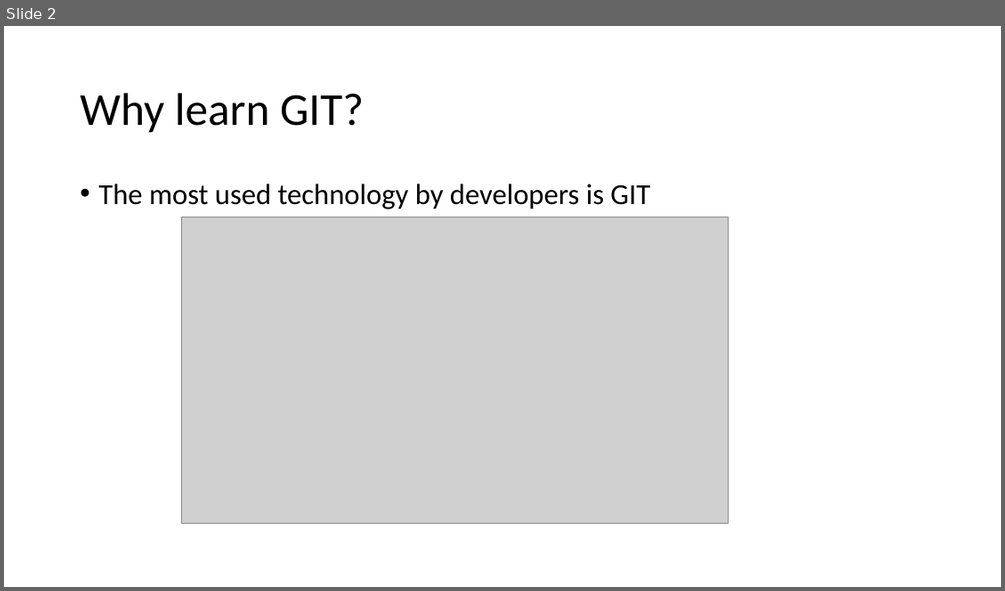
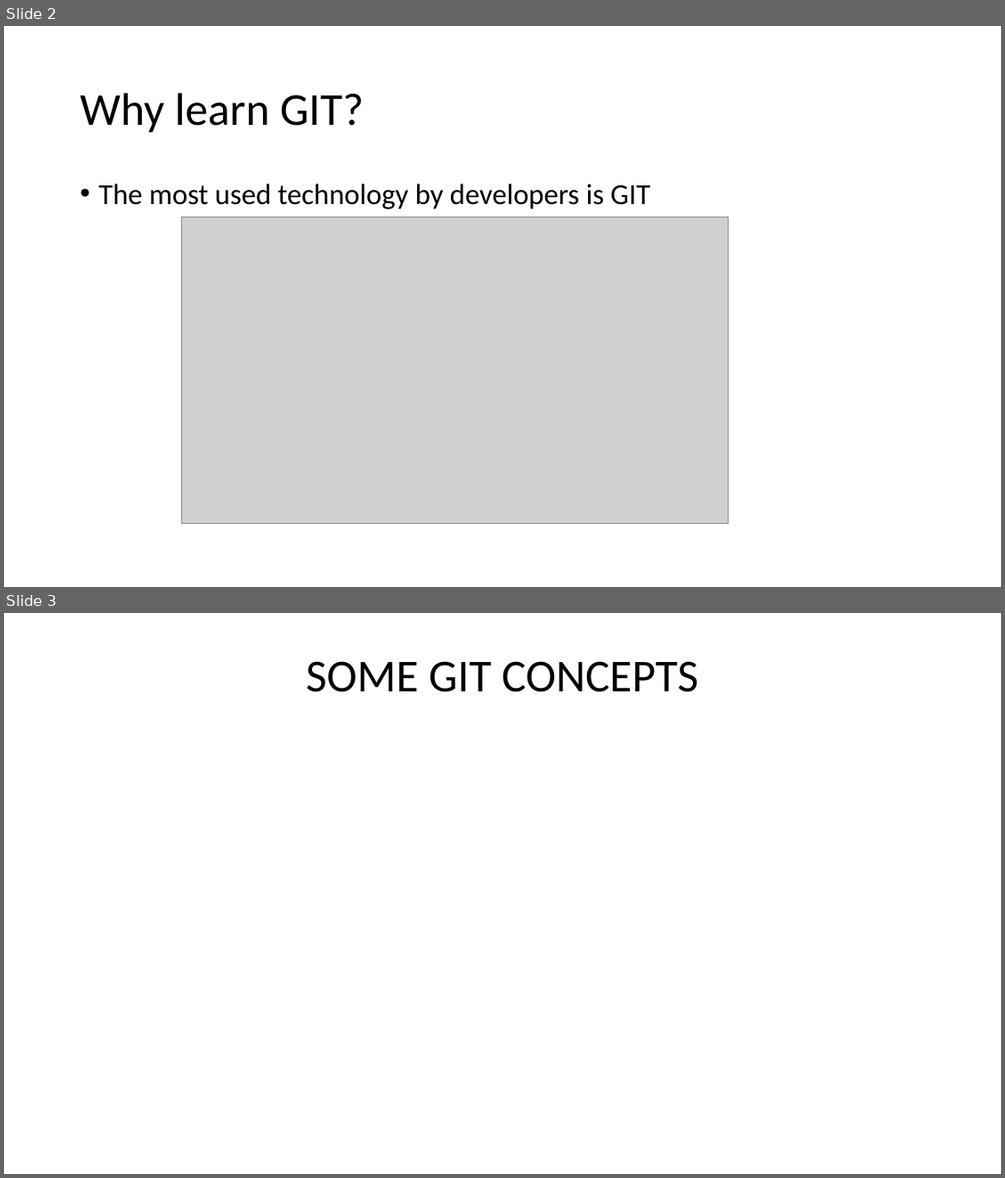
Before and after one commit to abhisheksajwan98/GIT-CONCEPTS, a slide deck: KOSS TASK(ROUND 2).pptx. Shown one above the other, each under a label of ours: slide 2 before the commit, slides 2 and 3 after it. The pictures are 1005x591 and 1005x1178 pixels, drawn with LibreOffice and Linux fonts; fonts in the diff are those of the drawing; grey boxes stand for pictures; background and template pictures are left out. Boxes give left, top, right and bottom in pixels: in the first picture for what was removed or moved away, otherwise in the second. Text is boxed around its words. In the diff, an @@ line names an element or a change of style, - is before the commit and + after.

```diff
--- a/KOSS TASK(ROUND 2).pptx
+++ b/KOSS TASK(ROUND 2).pptx
@@ slide 3 added at <box>4,613,1001,1174</box>, background picture (left out) @@
@@ title added at <box>306,661,698,692</box>, 44 pt, text #000000 @@
+SOME GIT CONCEPTS
```
Also in this commit, not shown: 8 slides changed.
